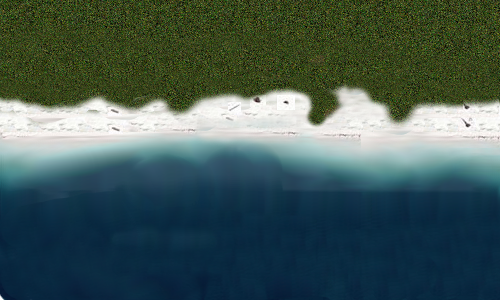
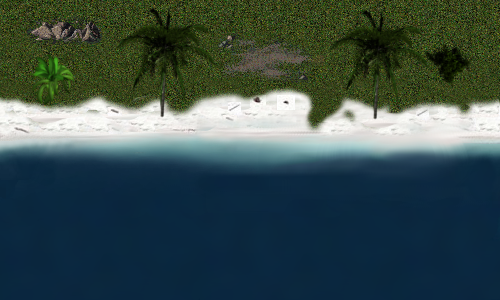
Comparing the layer stacks of the two w=500, h=300 images. Changes:
removed layer "Pasted Layer" over [0,1,500,300]
added layer "Clipboard#7" above "Clipboard#6" over [27,17,102,45]
added layer "Clipboard#6" above "Clipboard#5" over [217,33,313,89]
added layer "Clipboard#5" above "Clipboard#4" over [328,8,429,120]
added layer "Clipboard#4" above "Clipboard#3" over [115,6,216,118]
added layer "New Layer" above "Clipboard#2" over [126,1,342,157]
added layer "Clipboard#2" above "Clipboard#1" over [424,44,474,87]
added layer "Clipboard#1" above "Clipboard" over [28,54,76,105]
added layer "Clipboard" over [0,1,500,300]
